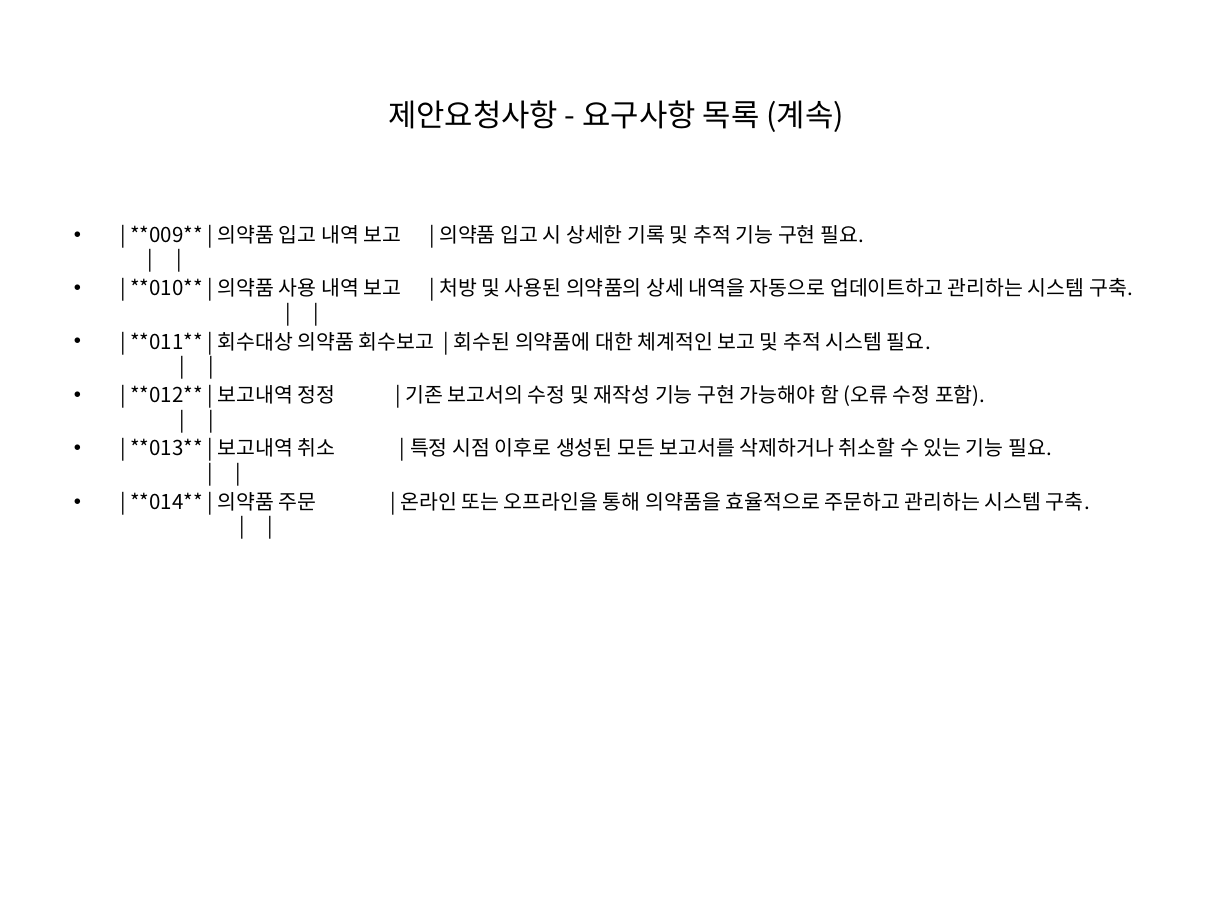
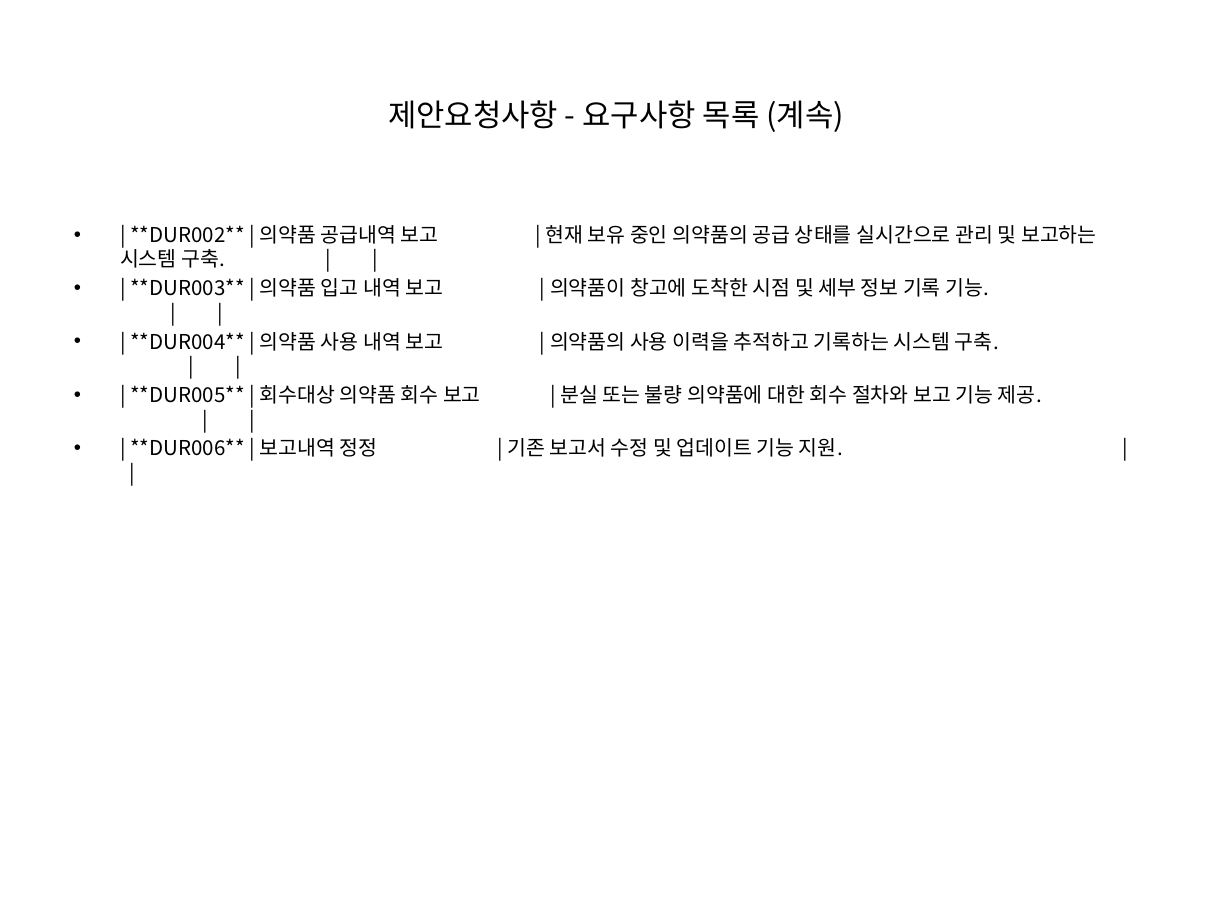
Before and after one commit to anskong/llm_mission, a slide deck: slide 24 of generated_ppt.pptx (slide 17 before the commit). Drawn at 1232x924 pixels with LibreOffice and Linux fonts; fonts in the diff are those of the drawing. Boxes give left, top, right and bottom in pixels: in the first picture for what was removed or moved away, otherwise in the second. Text is boxed around its words. In the diff, an @@ line names an element or a change of style, - is before the commit and + after.

```diff
--- a/generated_ppt.pptx
+++ b/generated_ppt.pptx
@@ text at <box>120,225,1096,457</box>: text changed @@
-• | **009** | 의약품 입고 내역 보고 | 의약품 입고 시 상세한 기록 및 추적 기능 구현 필요. | |
-• | **010** | 의약품 사용 내역 보고 | 처방 및 사용된 의약품의 상세 내역을 자동으로 업데이트하고 관리하는 시스템 구축. | |
-• | **011** | 회수대상 의약품 회수보고 | 회수된 의약품에 대한 체계적인 보고 및 추적 시스템 필요. | |
-• | **012** | 보고내역 정정 | 기존 보고서의 수정 및 재작성 기능 구현 가능해야 함 (오류 수정 포함). | |
-• | **013** | 보고내역 취소 | 특정 시점 이후로 생성된 모든 보고서를 삭제하거나 취소할 수 있는 기능 필요. | |
-• | **014** | 의약품 주문 | 온라인 또는 오프라인을 통해 의약품을 효율적으로 주문하고 관리하는 시스템 구축. | |
+• | **DUR002** | 의약품 공급내역 보고 | 현재 보유 중인 의약품의 공급 상태를 실시간으로 관리 및 보고하는 시스템 구축. | |
+• | **DUR003** | 의약품 입고 내역 보고 | 의약품이 창고에 도착한 시점 및 세부 정보 기록 기능. | |
+• | **DUR004** | 의약품 사용 내역 보고 | 의약품의 사용 이력을 추적하고 기록하는 시스템 구축. | |
+• | **DUR005** | 회수대상 의약품 회수 보고 | 분실 또는 불량 의약품에 대한 회수 절차와 보고 기능 제공. | |
+• | **DUR006** | 보고내역 정정 | 기존 보고서 수정 및 업데이트 기능 지원. | |
```
Also in this commit, not shown: 20 other slides changed, 7 slides added, 5 other files.
